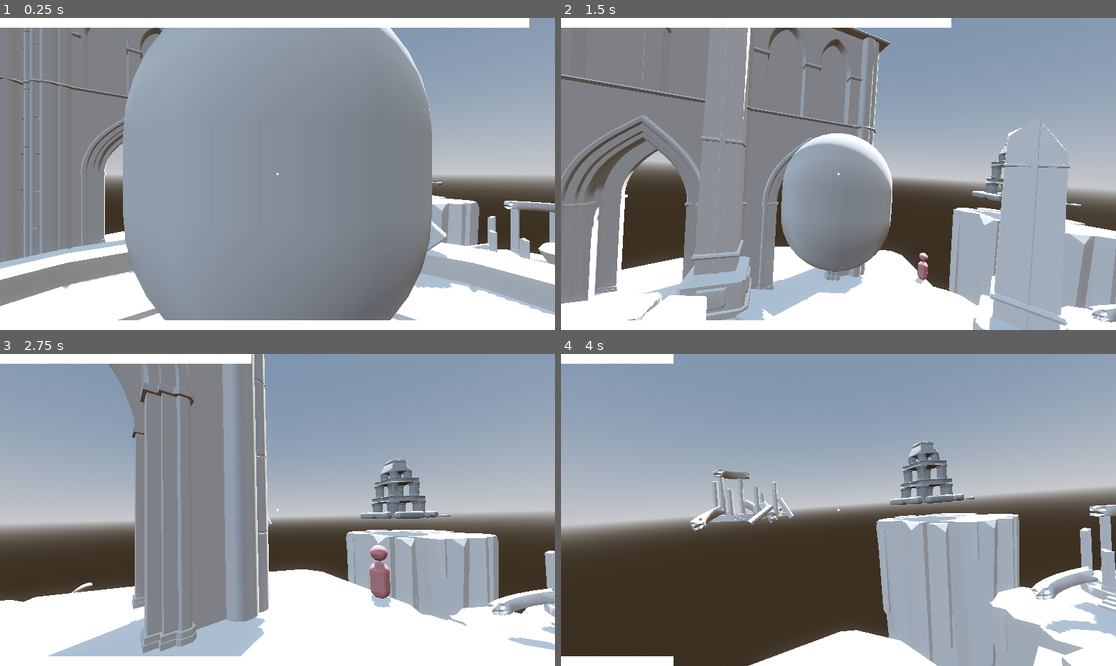
Above: before the commit, frames 1-4 (two rows, left to right).
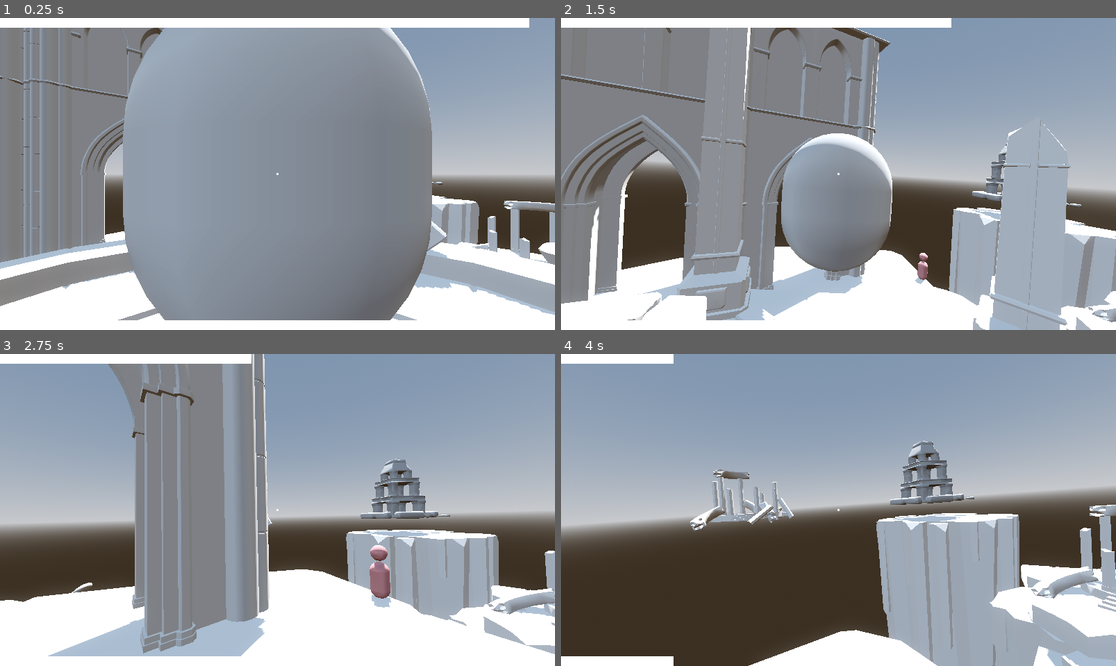
Above: after the commit, the same moments.

Repository: madmonki/GGJ2026
Game: Godot game, scene res://main.tscn
Two runs of this game, one before a commit and one after it. Both use one fixed random seed, a clock stepped at 60 frames per second and the inputs below.
Inputs (mouse positions are in pixels of both pictures, inside the frame that each line leads up to):
- Up to frame 1 (0.25 s): no input
- Up to frame 2 (1.5 s): move the mouse to (866, 174) at 0.52 s; press the mouse at (866, 174) at 0.53 s; hold W (move_forward) from 0.53 s (still down); tap Space (jump) at 0.77 s; move the mouse to (810, 174) at 1.27 s; release the mouse at (810, 174) at 1.28 s; tap Shift (sprint) at 1.35 s
- Up to frame 3 (2.75 s): keep holding W (move_forward); tap Space (jump) at 1.52 s; move the mouse to (288, 503) at 2.02 s; press the mouse at (288, 503) at 2.03 s
- Up to frame 4 (4 s): keep holding W (move_forward); move the mouse to (832, 516) at 2.77 s; release the mouse at (832, 516) at 2.78 s; tap Shift (sprint) at 2.85 s; tap Space (jump) at 3.02, 3.77 s; move the mouse to (877, 513) at 3.52 s; press the mouse at (877, 513) at 3.53 s

The runs differ from the first frame. In frame 1, less than 0.1% of the frame differs, in the area x 82-98%, y 71-76%; in frame 2, 0.1%; in frame 3, 0.7%; in frame 4, 2.3%, in the area x 38-100%, y 45-100%.

Commit message:
Update main.tscn

Diff:
--- a/main.tscn
+++ b/main.tscn
@@ -139,7 +139,19 @@
 transform = Transform3D(1, 0, 0, 0, 1, 0, 0, 0, 1, 30.332441, -4.5515556, -13.570662)
 
 [node name="Rock_Small2" parent="." unique_id=1869079048 instance=ExtResource("13_ycdy4")]
-transform = Transform3D(1, 0, 0, 0, 1, 0, 0, 0, 1, 13.467951, -12.266342, -4.8993416)
+transform = Transform3D(1, 0, 0, 0, 1, 0, 0, 0, 1, 13.467951, -18.057934, -4.8993416)
 
 [node name="Rock_Small3" parent="." unique_id=1884199463 instance=ExtResource("13_ycdy4")]
 transform = Transform3D(1, 0, 0, 0, 1, 0, 0, 0, 1, 20.609503, -7.700982, -10.9545765)
+
+[node name="Rock_Horizontal5" parent="." unique_id=351320304 instance=ExtResource("11_efxa6")]
+transform = Transform3D(0.5, 0, 0, 0, 0.5, 0, 0, 0, 0.5, 37.79703, -13.37171, -18.024887)
+
+[node name="Rock_Horizontal6" parent="." unique_id=146253540 instance=ExtResource("11_efxa6")]
+transform = Transform3D(0.12940954, 0, -0.4829629, 0, 0.5, 0, 0.4829629, 0, 0.12940954, 43.454132, -13.371711, -18.66427)
+
+[node name="Rock_Horizontal7" parent="." unique_id=1072554150 instance=ExtResource("11_efxa6")]
+transform = Transform3D(0.4985689, 0, 0.03780265, 0, 0.5, 0, -0.03780265, 0, 0.4985689, 42.422512, -13.371711, -31.471693)
+
+[node name="Rock_Horizontal8" parent="." unique_id=51907965 instance=ExtResource("11_efxa6")]
+transform = Transform3D(0.39885515, 0, 0.030242125, 0, 0.4, 0, -0.030242125, 0, 0.39885515, 32.167797, -12.84324, -26.278286)
